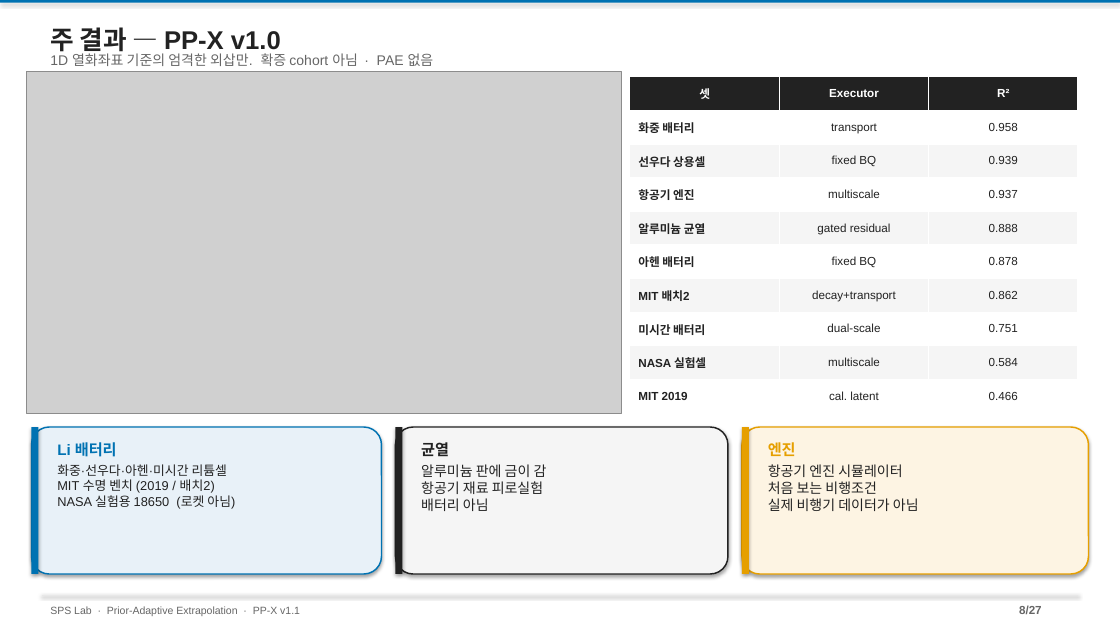
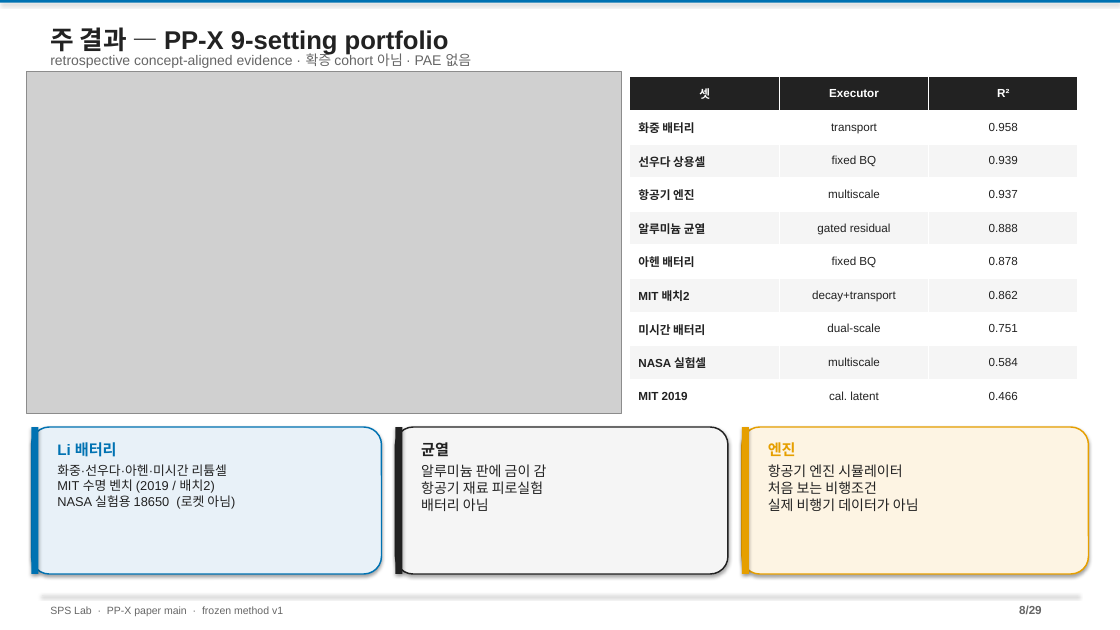
Before and after one commit to amumujs-create/pp_pae_total, a slide deck: slide 8 of output/PP_Research_Detailed_v2.pptx. Drawn at 1120x630 pixels with LibreOffice and Linux fonts; fonts in the diff are those of the drawing; grey boxes stand for pictures. Boxes give left, top, right and bottom in pixels: in the first picture for what was removed or moved away, otherwise in the second. Text is boxed around its words. In the diff, an @@ line names an element or a change of style, - is before the commit and + after.

```diff
--- a/output/PP_Research_Detailed_v2.pptx
+++ b/output/PP_Research_Detailed_v2.pptx
@@ text at bbox=[50, 27, 449, 55]: text changed @@
-주 결과 — PP-X v1.0
+주 결과 — PP-X 9-setting portfolio
@@ text at bbox=[50, 51, 472, 68]: text changed @@
-1D 열화좌표 기준의 엄격한 외삽만. 확증 cohort 아님 · PAE 없음
+retrospective concept-aligned evidence · 확증 cohort 아님 · PAE 없음
@@ text at bbox=[50, 606, 283, 616]: text changed @@
-SPS Lab · Prior-Adaptive Extrapolation · PP-X v1.1
+SPS Lab · PP-X paper main · frozen method v1
@@ text at bbox=[1019, 605, 1042, 614]: text changed @@
-8/27
+8/29
```
Also in this commit, not shown: 26 other slides changed, 2 slides added, 11 other files.
